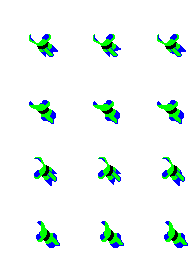
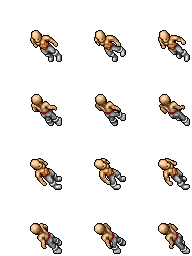
Before/after of a 192px x 256px layered artwork. What changed in the layer stack:
showed group "Back" (11 layers) over [29, 30, 190, 254]
added group "#3 - GM Cape" with 2 layers in group "Back" over [29, 32, 190, 251]
hid "#2 overlay" over [29, 34, 188, 248]
showed "Base", painted on it over [30, 30, 190, 254]
